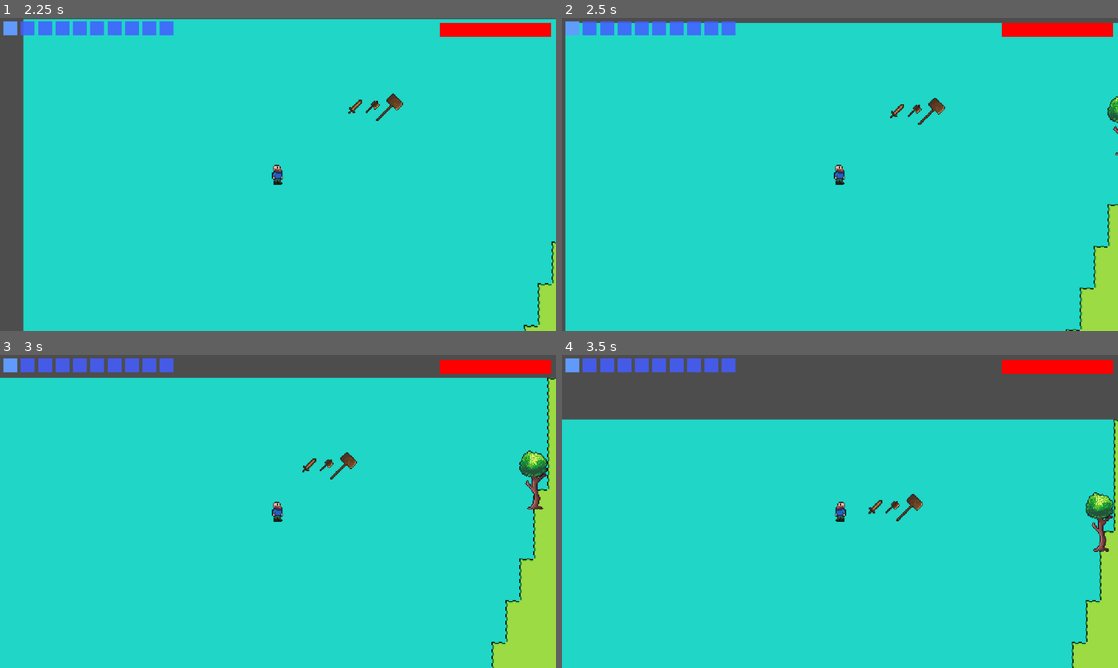
Above: before the commit, frames 1-4 (two rows, left to right).
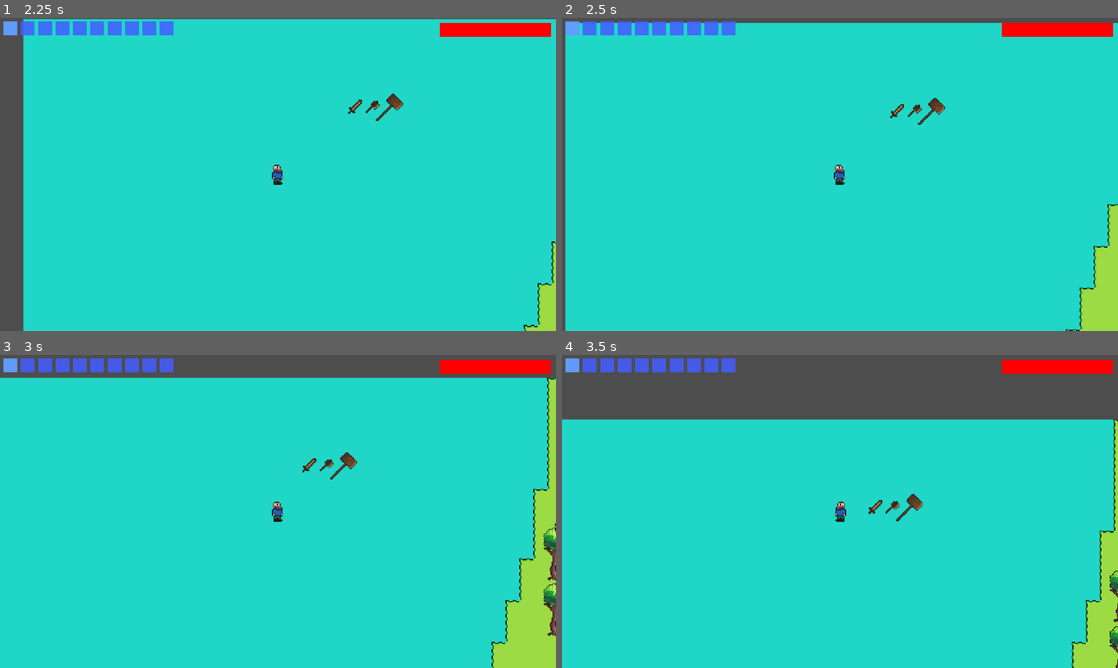
Above: after the commit, the same moments.

Repository: spsJakubSzydlowski/Evergrint
Game: Godot game, scene res://scenes/main.tscn
The game is run twice, just before and just after one commit, with the same random seed, the same clock (stepped at 60 frames per second) and the same inputs.
Inputs (mouse positions are in pixels of both pictures, inside the frame that each line leads up to):
- Up to frame 1 (2.25 s): tap Enter at 0.5 s; move the mouse to (11, 27) at 0.52 s; hold Right 0.53-1.28 s; tap A (a) at 0.6 s; click (11, 27) at 0.67 s; tap D (d) at 0.8, 1.35 s; move the mouse to (27, 27) at 1.27 s; hold Down 1.28-2.03 s; click (27, 27) at 1.42 s; tap S (s) at 1.55, 2.1 s; move the mouse to (11, 27) at 2.02 s; hold Right from 2.03 s (still down); click (11, 27) at 2.17 s
- Up to frame 2 (2.5 s): keep holding Right; tap W (w) at 2.3 s
- Up to frame 3 (3 s): move the mouse to (27, 364) at 2.77 s; release Right at 2.78 s; hold Up from 2.78 s (still down); tap W (w) at 2.85 s; click (27, 364) at 2.92 s
- Up to frame 4 (3.5 s): keep holding Up; tap A (a) at 3.05 s

Frame 1 is identical in both runs. In frame 2, 0.1% of the frame differs, in the area x 98-100%, y 24-44%; in frame 3, 1.0%, in the area x 93-100%, y 30-90%; in frame 4, 0.7%.

Commit message:
FIX: trees now don't grow on each other

Diff:
--- a/scripts/generate_surface.gd
+++ b/scripts/generate_surface.gd
@@ -40,17 +40,18 @@
 
 func spawn_trees():
 	var all_cells = get_used_cells()
+	var tree_cells = []
 	var spawned = 0
 
 	while spawned < tree_count:
 		var random_map_pos = all_cells.pick_random()
 		var world_pos = map_to_local(random_map_pos)
-		world_pos += Vector2(randi_range(-10, 10), randi_range(-10, 10))
 
 		var tile_data = get_cell_tile_data(random_map_pos)
 
-		if tile_data and tile_data.get_custom_data("trees"):
+		if tile_data and tile_data.get_custom_data("trees") and not tree_cells.has(random_map_pos):
 			var tree = DataManager.spawn_resource("oak_tree", world_pos)
+			tree_cells.append(random_map_pos)
 			if tree:
 				if randf() > 0.5:
 					var rand_size = randf_range(0.9, 1.1)
